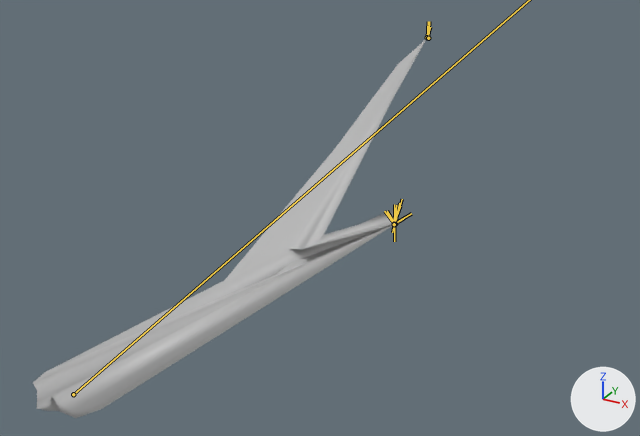
A saved change to the FBX model Assets/_Models/wizard_v03.fbx.
Rendered twice from a 50 mm lens placed at (8.6, -13.9, 7.6), pointed at (-1.0, 3.6, -1.2). Lighting does not change. The marker at lower right points along +X, +Y and +Z. Both versions are drawn at frame 15 of the action 'Take 001'; the numbers are the values there. The bones that bend it are drawn over the model as lines.

In view in the first picture: 'wizard'.
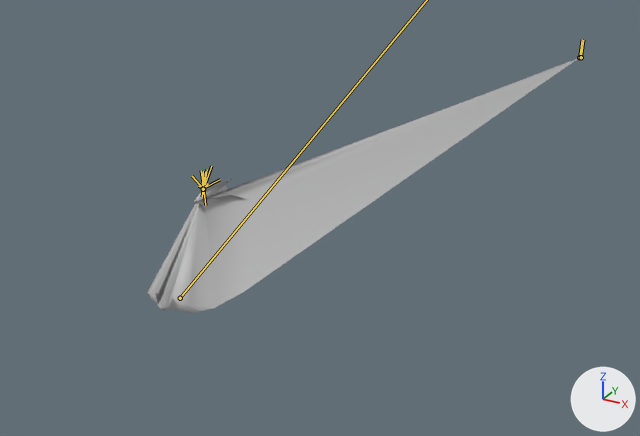
Changed parts and their boxes [x1, y1, x2, y2] in the pictures (640 x 436 px):
'wizard', posed (10% wider, 33% shorter)
    before: [33, 39, 426, 418]
    after: [148, 58, 579, 313]
bone 'chest', root to tip
    before: (394, 224) to (402, 199)
    after: (203, 188) to (211, 166)
bone 'hip', root to tip
    before: (427, 37) to (430, 27)
    after: (579, 57) to (581, 46)

What the commit changed:
Bone 'root01' (bone_root01) moves from (1.4, -6.0, -0.3) to (0.7, -3.0, 0.2).
Bone 'root01' (bone_root01) turns from (-7, 0, 0) to (4, 2, 0) degrees about its own x, y and z.
Bone 'chest' (bone_chest) moves from (-4.6, 4.6, -1.6) to (-2.1, 2.1, 1.2).
Bone 'chest' (bone_chest) turns from (6, 7, -4) to (-2, -2, -5) degrees about its own x, y and z.
Bone 'hip' (bone_hip) moves from (8.9, 19.6, -6.6) to (7.5, 16.9, 3.6).
Bone 'hip' (bone_hip) turns from (-17, 8, 0) to (-6, 3, 1) degrees about its own x, y and z.
